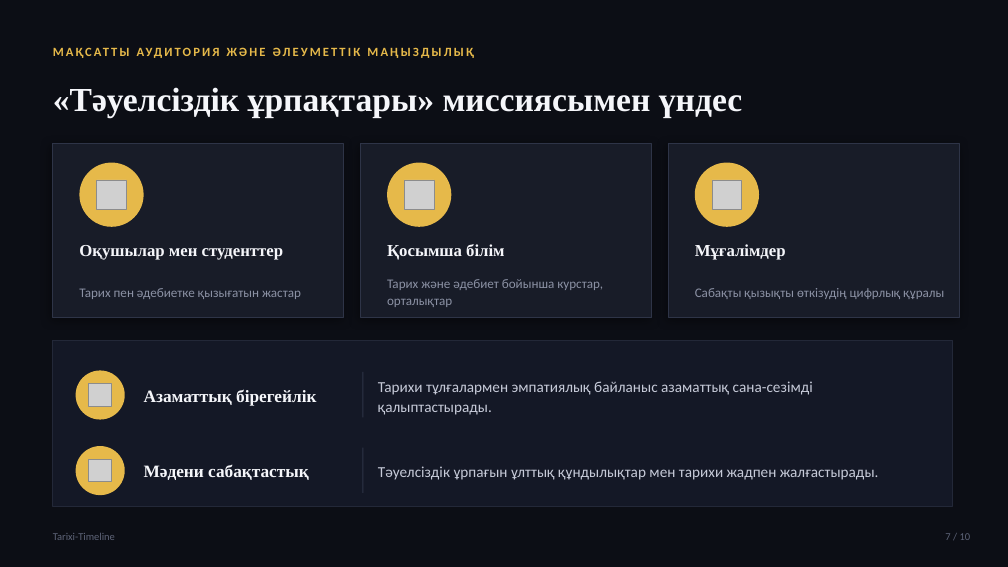
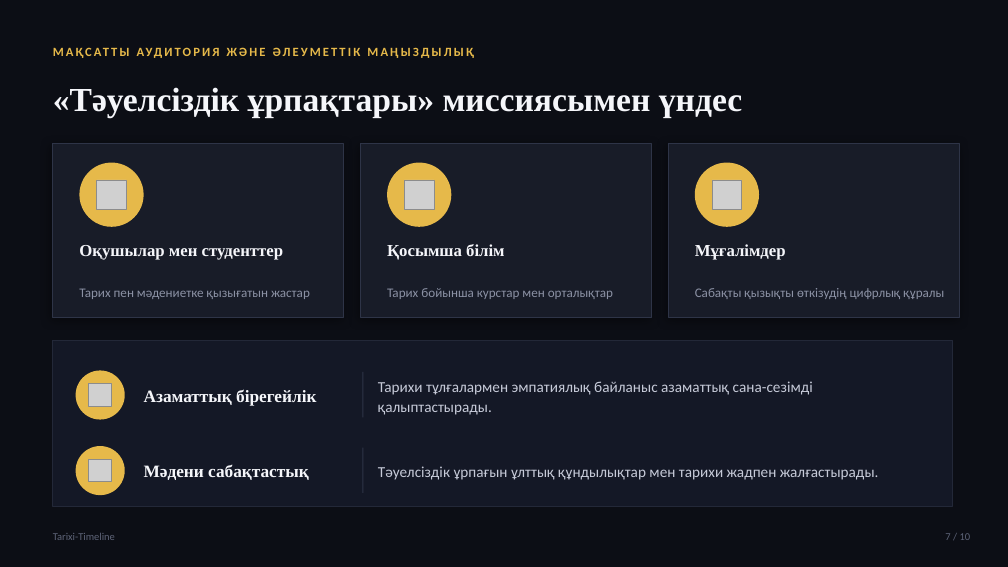
Before and after one commit to bekarazhan/tarixi-timeline, a slide deck: slide 7 of grant-presentation/Tarixi-Timeline_Tauelsizdik_urpaqtary.pptx. Drawn at 1008x567 pixels with LibreOffice and Linux fonts; fonts in the diff are those of the drawing; grey boxes stand for pictures. Boxes give left, top, right and bottom in pixels: in the first picture for what was removed or moved away, otherwise in the second. Text is boxed around its words. In the diff, an @@ line names an element or a change of style, - is before the commit and + after.

```diff
--- a/grant-presentation/Tarixi-Timeline_Tauelsizdik_urpaqtary.pptx
+++ b/grant-presentation/Tarixi-Timeline_Tauelsizdik_urpaqtary.pptx
@@ text at <box>79,288,310,299</box>: text changed @@
-Тарих пен әдебиетке қызығатын жастар
+Тарих пен мәдениетке қызығатын жастар
@@ text at <box>387,288,613,299</box>: text changed @@
-Тарих және әдебиет бойынша курстар, орталықтар
+Тарих бойынша курстар мен орталықтар
```
Also in this commit, not shown: 7 other slides changed, 1 other file.
